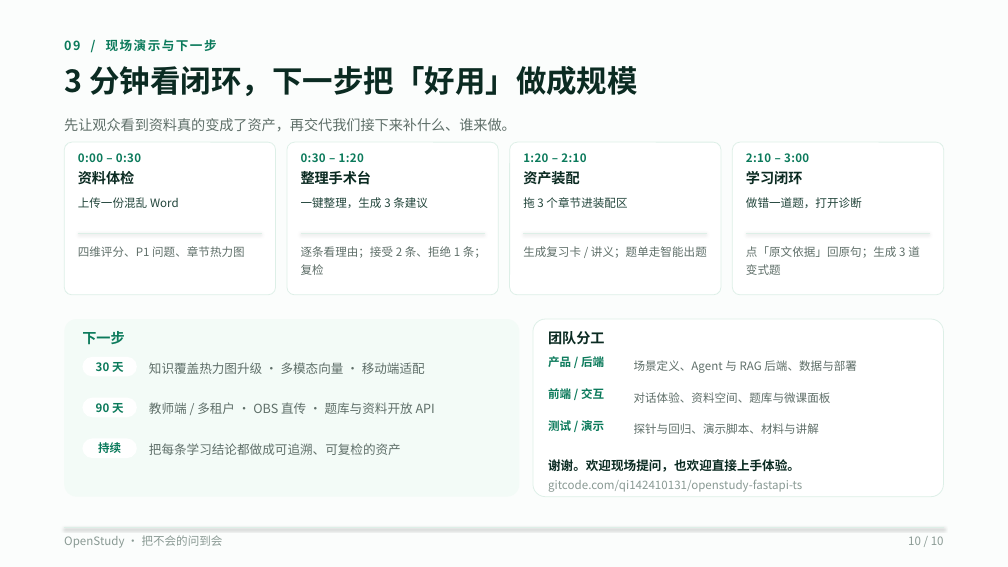
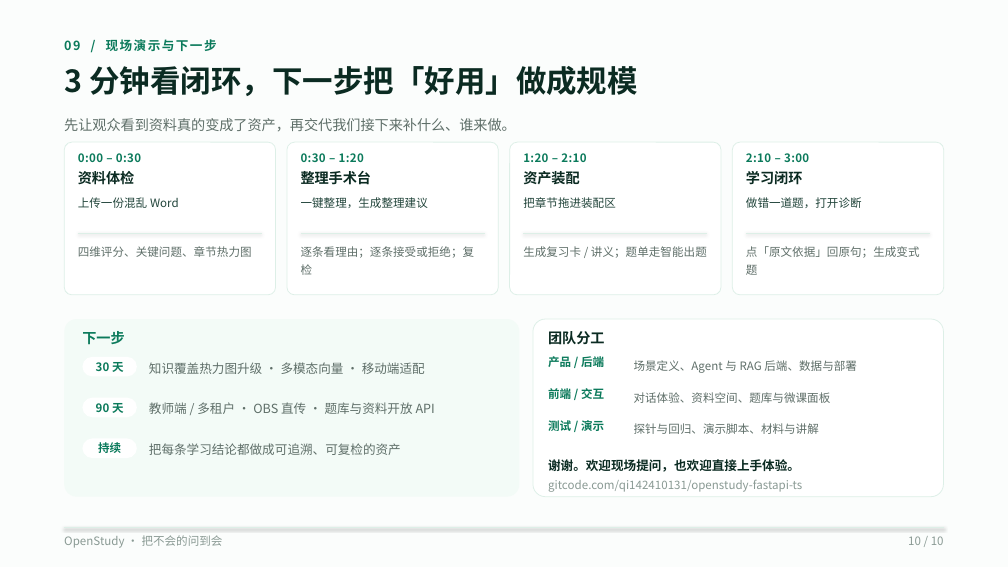
Before and after one commit to wufeng1234567/openstudy-fastapi-ts, a slide deck: slide 10 of doc/competition/OpenStudy-10页-V3-码道版.pptx. Drawn at 1008x567 pixels with LibreOffice and Linux fonts; fonts in the diff are those of the drawing. Boxes give left, top, right and bottom in pixels: in the first picture for what was removed or moved away, otherwise in the second. Text is boxed around its words. In the diff, an @@ line names an element or a change of style, - is before the commit and + after.

```diff
--- a/doc/competition/OpenStudy-10页-V3-码道版.pptx
+++ b/doc/competition/OpenStudy-10页-V3-码道版.pptx
@@ text at <box>301,197,428,208</box>: text changed @@
-一键整理，生成 3 条建议
+一键整理，生成整理建议
@@ text at <box>523,197,616,208</box>: text changed @@
-拖 3 个章节进装配区
+把章节拖进装配区
@@ text at <box>78,246,252,257</box>: text changed @@
-四维评分、P1 问题、章节热力图
+四维评分、关键问题、章节热力图
@@ text at <box>301,246,475,275</box>: text changed @@
-逐条看理由；接受 2 条、拒绝 1 条；复检
+逐条看理由；逐条接受或拒绝；复检
@@ text at <box>746,246,920,275</box>: text changed @@
-点「原文依据」回原句；生成 3 道变式题
+点「原文依据」回原句；生成变式题
```
Also in this commit, not shown: 6 other slides changed, 4 other files.
